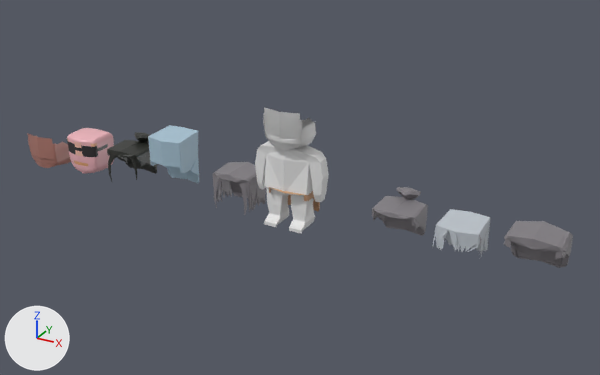
Renders of the Blender file Head.blend from each side of a commit.
The view is the same before and after, from a 50 mm lens placed at (4.53, -8.05, 4.5), pointed at (0.02, 0.15, 0.4). Arrows for +X, +Y and +Z are at lower left; the lights stay in place.

In view in the first picture: 'Cube', 'Hair_Bald', 'Hair_Chignon', 'Hair_Chignon.2', 'Hair_Short', 'Hair_Strands', 'Hair_Strands2', 'Hair_Up', 'Head_Bodyguard', 'Head_Lambda'.
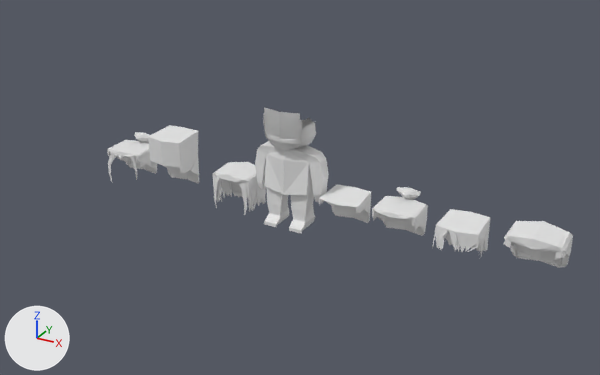
Where the change shows, as pixel boxes [x1, y1, x2, y2] in the pictures (600 x 375 px):
'Hair_Strands', recoloured (grey to white)
    both: [433, 209, 490, 256]
'Hair_Chignon', recoloured (grey to white)
    both: [372, 187, 428, 236]
'Hair_Strands2', recoloured (grey to white)
    both: [213, 162, 266, 215]
'Head_Bodyguard', deleted (pink)
    before: [67, 128, 114, 174]
'Hair_Bald', moved
    before: [269, 187, 320, 211]
    after: [319, 185, 371, 223]
'Hair_Chignon.2', recoloured (grey to white)
    both: [107, 132, 157, 183]
'Head_Lambda', deleted (brown)
    before: [27, 133, 71, 168]
part 1 of me_cube_005, added
    after: [504, 221, 544, 261]
part 2 of me_cube_005, recoloured (grey to white)
    both: [532, 221, 573, 268]
part 3 of me_cube_033, added
    after: [148, 125, 187, 179]
part 4 of me_cube_033, recoloured (blue to grey)
    both: [161, 128, 199, 184]

Edits to the bpy script that builds the scene:
```text
Change me_cube_004:
    where me_cube_004.from_pydata(...)  # 168 vertices, 108 faces; spans x -0.261..0.261, y -0.252..0.414, z -0.036..0.497
    remove me_cube_004.materials.append(mat_around_mouth)  # picture img_palettecolorforblender_png
Change me_cube_006:
    where me_cube_006.from_pydata(...)  # 214 vertices, 150 faces; spans x -0.261..0.261, y -0.26..0.414, z -0.107..0.497
    remove me_cube_006.materials.append(mat_around_mouth)  # picture img_palettecolorforblender_png
Change me_cube_012:
    where me_cube_012.from_pydata(...)  # 266 vertices, 144 faces, 1 loose edge; spans x -0.263..0.261, y -0.269..0.265, z -0.072..0.359
    remove me_cube_012.materials.append(mat_around_mouth)  # picture img_palettecolorforblender_png
Change me_cube_005:
    used by ob_hair_short; location = (2.963, 0.0, 0.15)
    remove me_cube_005.from_pydata(...)  # 67 vertices, 36 faces; spans x 0.0..0.315, y -0.252..0.265, z -0.036..0.451
    add me_cube_005.from_pydata(...)  # 126 vertices, 72 faces; spans x -0.315..0.315, y -0.252..0.265, z -0.036..0.451
    me_cube_005 part 1
    47 vertices are added at x -0.315..-0.09, y -0.239..0.233, z -0.036..0.415
    12 new vertices lie (0.06, -0.006, -0.022) away from vertices in x -0.315..-0.09, y -0.239..0.154, z 0.11..0.359
    36 new faces join them
    me_cube_005 part 2: 36 faces spanning x 0.0..0.315, y -0.252..0.265, z -0.036..0.451 switch from mat_around_mouth (picture img_palettecolorforblender_png) to no material
Change me_cube_010:
    where me_cube_010.from_pydata(...)  # 411 vertices, 344 faces; spans x -0.274..0.274, y -0.252..0.265, z -0.109..0.413
    remove me_cube_010.materials.append(mat_around_mouth)  # picture img_palettecolorforblender_png
Change me_cube_033:
    used by ob_hair_up; location = (-1.755, 0.0, 0.15)
    remove me_cube_033.from_pydata(...)  # 34 vertices, 12 faces; spans x 0.0..0.255, y -0.26..0.257, z -0.036..0.693
    add me_cube_033.from_pydata(...)  # 61 vertices, 24 faces; spans x -0.255..0.255, y -0.26..0.257, z -0.036..0.693
    me_cube_033 part 3
    27 vertices are added at x -0.255..-0.03, y -0.253..0.237, z -0.036..0.693
    12 new faces join them
    me_cube_033 part 4: 12 faces spanning x 0.0..0.255, y -0.26..0.257, z -0.036..0.693 switch from mat_around_mouth (picture img_palettecolorforblender_png) to no material
Change ob_hair_bald:
    ob_hair_bald.location: (0.036, 0.0, 0.15) -> (0.712, 0.0, 0.15)
Change ob_hair_short:
    remove _m = ob_hair_short.modifiers.new('Mirror', 'MIRROR')
    remove _m.use_clip = True
Change ob_hair_up:
    remove _m = ob_hair_up.modifiers.new('Mirror', 'MIRROR')
    remove _m.use_clip = True
Remove ob_head_bodyguard:
    ob_head_bodyguard = bpy.data.objects.new('Head_Bodyguard', me_cube)
    ob_head_bodyguard.location = (-3.194, 0.0, 0.205)
    _m = ob_head_bodyguard.modifiers.new('Mirror', 'MIRROR')
    _m.use_clip = True
    _m = ob_head_bodyguard.modifiers.new('Subdivision', 'SUBSURF')
Remove ob_head_lambda:
    ob_head_lambda = bpy.data.objects.new('Head_Lambda', me_cube_002)
    ob_head_lambda.location = (-3.94, 0.0, 0.15)
```
